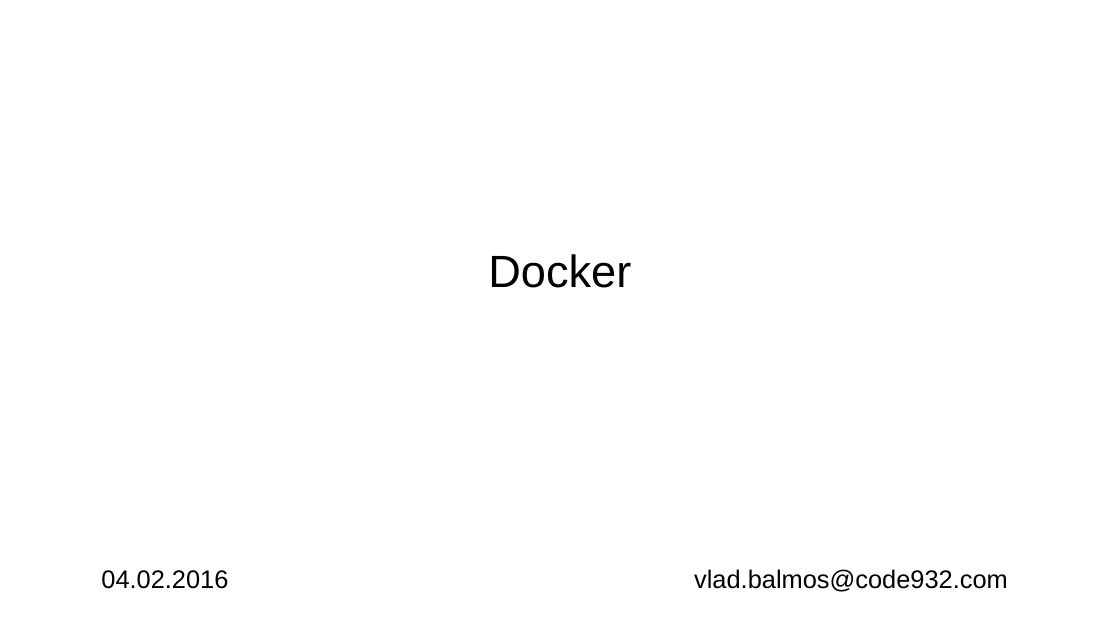
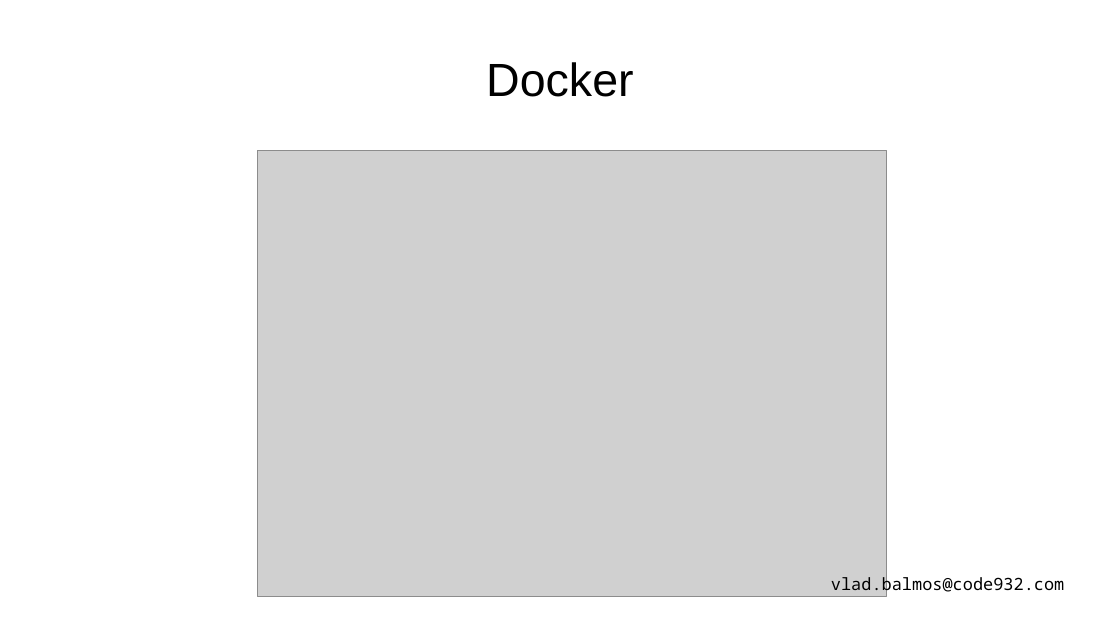
Before and after one commit to vladbalmos/docker-presentation, a slide deck: slide 11 of docker.odp (slide 1 before the commit). Drawn at 1120x630 pixels with LibreOffice and Linux fonts; fonts in the diff are those of the drawing; grey boxes stand for pictures. Boxes give left, top, right and bottom in pixels: in the first picture for what was removed or moved away, otherwise in the second. Text is boxed around its words. In the diff, an @@ line names an element or a change of style, - is before the commit and + after.

```diff
--- a/docker.odp
+++ b/docker.odp
@@ title "Docker" at box(486, 62, 633, 97): size 32 to 33 pt @@
@@ picture added at box(258, 150, 887, 597) @@
@@ text removed at box(101, 570, 228, 589) @@
-04.02.2016
@@ text "vlad.balmos@code932.com": place and size @@
-text "vlad.balmos@code932.com" at box(694, 569, 1008, 592)
+text "vlad.balmos@code932.com" at box(831, 575, 1064, 596)
@@ text "vlad.balmos@code932.com" at box(831, 575, 1064, 596): size 18 to 12 pt, font Arial to Noto Sans Mono; alignment left to right @@
```
Also in this commit, not shown: 27 other slides changed, 5 slides added, 2 slides removed.
